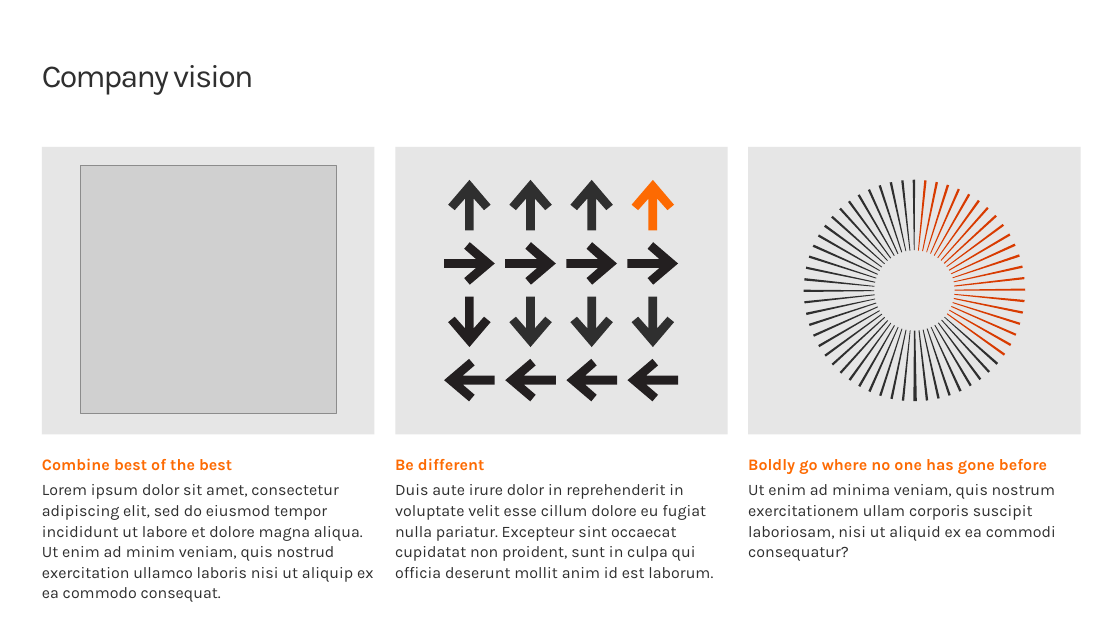
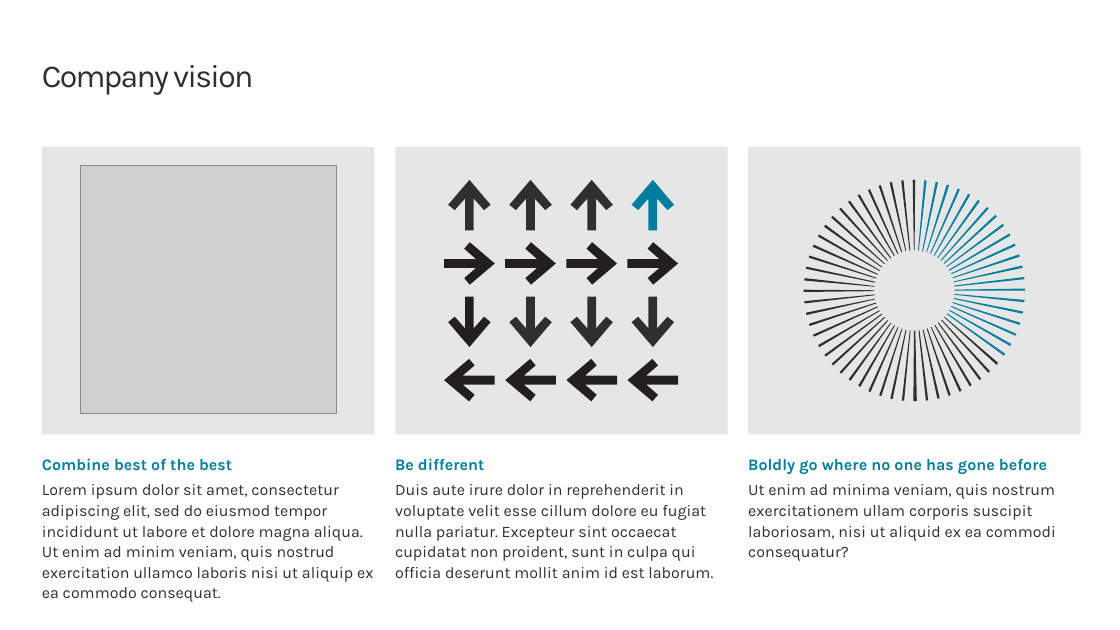
Before and after one commit to dnldpd623/SharePoint-starter-kit-solution, a slide deck: slide 2 of provisioning/hierarchy/resources/documents/Contoso_Report.pptx. Drawn at 1120x630 pixels with LibreOffice and Linux fonts; fonts in the diff are those of the drawing; grey boxes stand for pictures; background and template pictures are left out. Boxes give left, top, right and bottom in pixels: in the first picture for what was removed or moved away, otherwise in the second. Text is boxed around its words. In the diff, an @@ line names an element or a change of style, - is before the commit and + after.

```diff
--- a/provisioning/hierarchy/resources/documents/Contoso_Report.pptx
+++ b/provisioning/hierarchy/resources/documents/Contoso_Report.pptx
@@ freeform shape at (632, 180, 674, 230): fill #FD6A02 to #017E9D @@
@@ fill #D83B01 to #017E9D in 21 elements at (947, 314, 1006, 356), (950, 310, 1012, 346), (951, 306, 1016, 336), (953, 302, 1020, 325), (954, 298, 1023, 314), (954, 294, 1024, 302), (954, 288, 1024, 291), (954, 277, 1024, 287), (954, 265, 1023, 282), (953, 254, 1020, 278), (951, 244, 1016, 274), (949, 234, 1010, 271), (946, 224, 1004, 267), (944, 215, 996, 264), (940, 207, 988, 260), (937, 200, 980, 259), (934, 194, 970, 255), (931, 189, 960, 254), (926, 184, 950, 252), (922, 182, 938, 251), (918, 180, 926, 250) @@
@@ text at (42, 458, 232, 471): text colour #FD6A02 to #017E9D in "Combine best of the best" @@
@@ text at (395, 458, 485, 471): text colour #FD6A02 to #017E9D in "Be different" @@
@@ text at (748, 459, 1047, 474): text colour #FD6A02 to #017E9D in "Boldly go where no one has gone ..." @@
```
Also in this commit, not shown: 5 other slides changed, 1 slide added, 1 other file.
